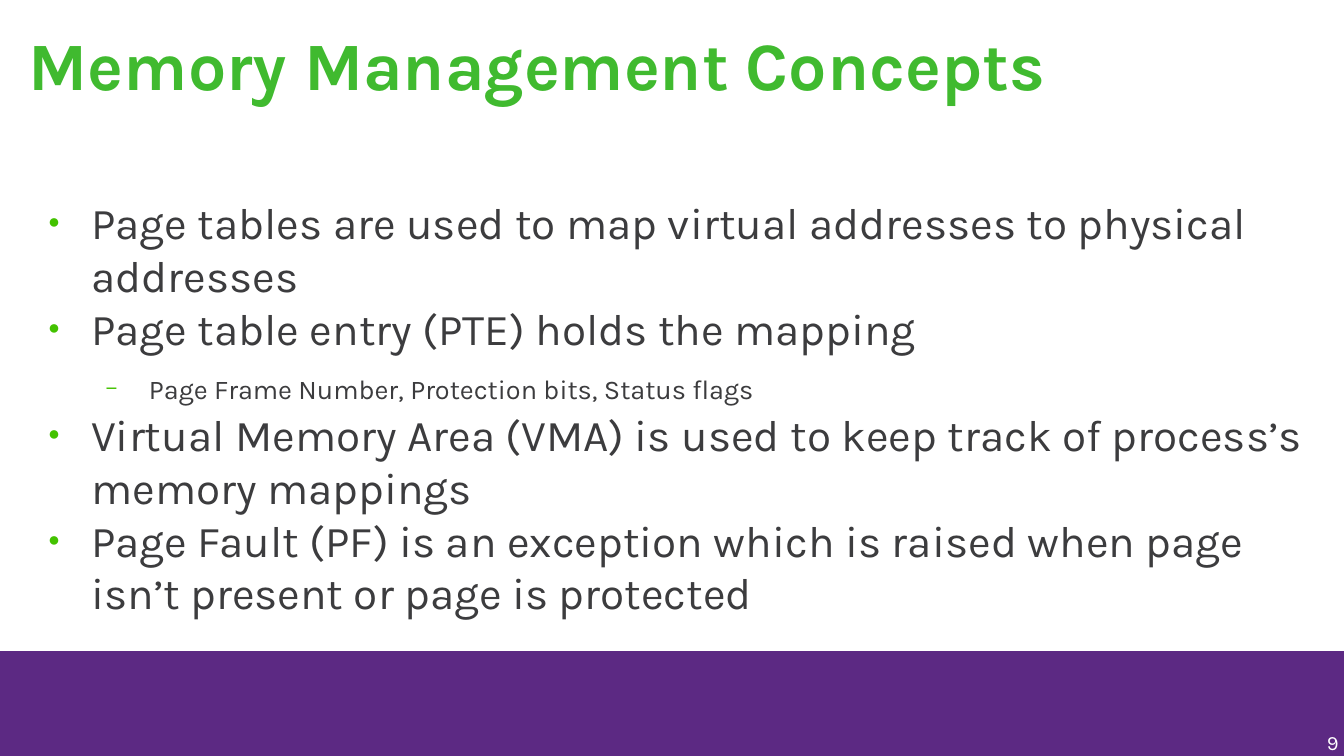
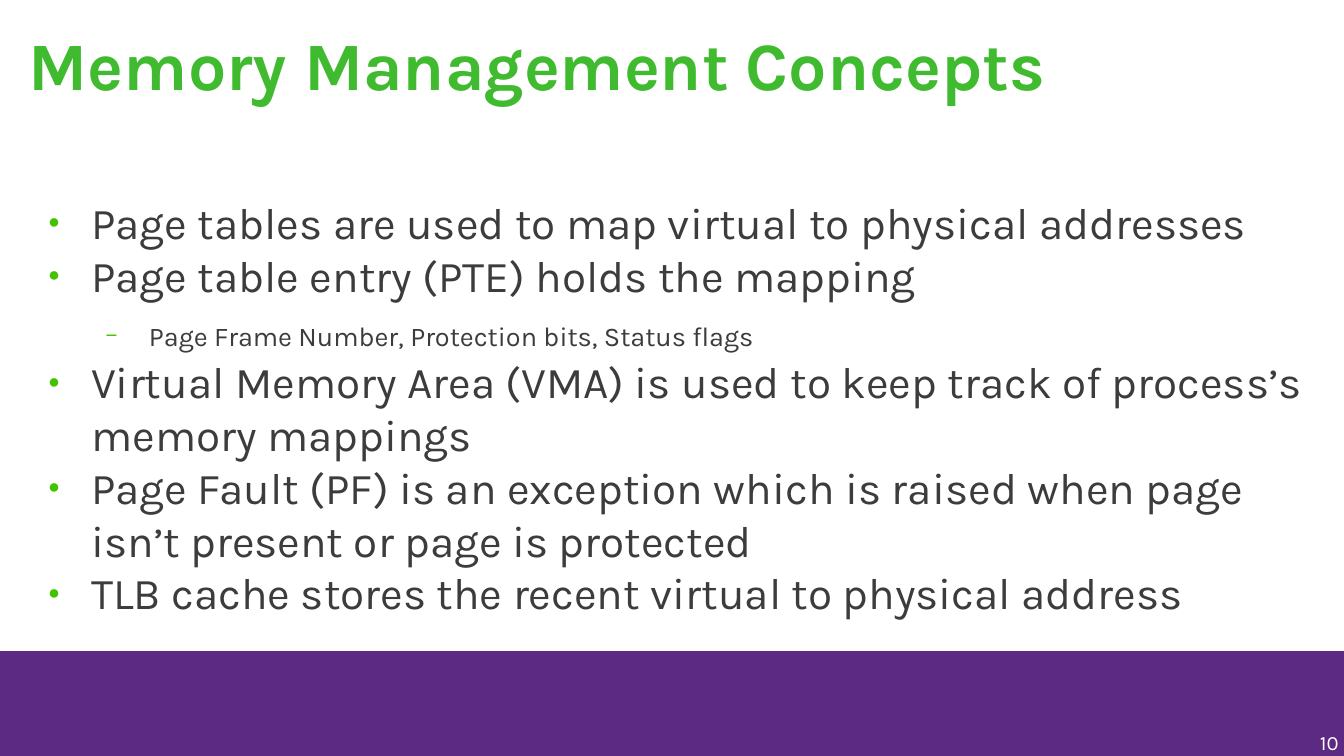
Before and after one commit to musamaanjum/presentations, a slide deck: slide 10 of Adding-Functionality-to-make-Windows-games-run-faster-on-Linux-v1.odp (slide 9 before the commit). Drawn at 1344x756 pixels with LibreOffice and Linux fonts; fonts in the diff are those of the drawing; background and template pictures are left out. Boxes give left, top, right and bottom in pixels: in the first picture for what was removed or moved away, otherwise in the second. Text is boxed around its words. In the diff, an @@ line names an element or a change of style, - is before the commit and + after.

```diff
--- a/Adding-Functionality-to-make-Windows-games-run-faster-on-Linux-v1.odp
+++ b/Adding-Functionality-to-make-Windows-games-run-faster-on-Linux-v1.odp
@@ text at box(91, 208, 1246, 250): text changed @@
-● Page tables are used to map virtual addresses to physical addresses
+● Page tables are used to map virtual to physical addresses
@@ text at box(91, 578, 1183, 620): paragraph added @@
+● TLB cache stores the recent virtual to physical address
@@ page number at box(1320, 737, 1339, 750): text changed @@
-9
+10
```
Also in this commit, not shown: 20 other slides changed, 1 slide added.
